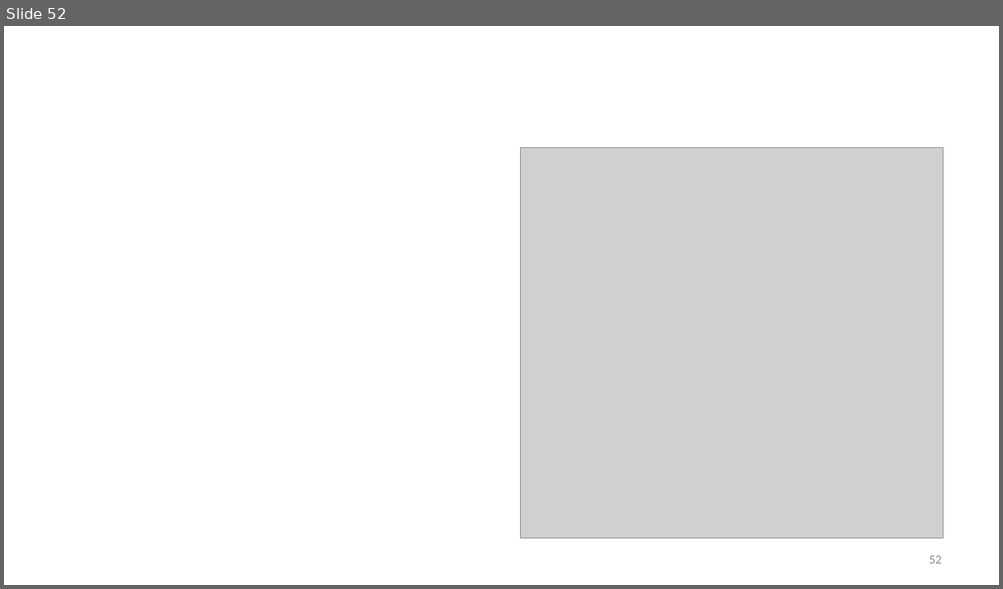
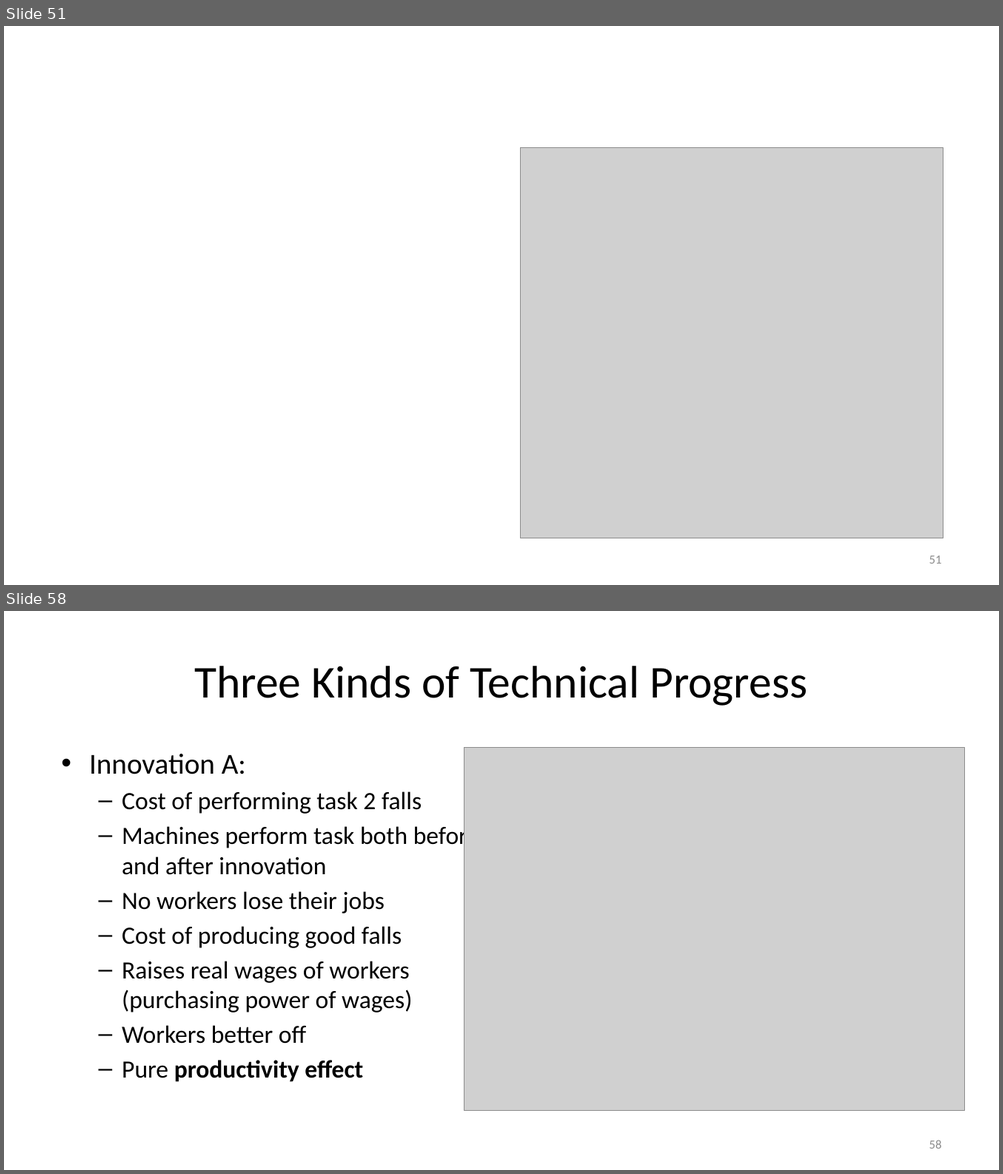
Before and after one commit to jonsteinsson/jonsteinsson.github.io, a slide deck: static/teaching/Lecture02Production.pptx. Shown one above the other, each under a label of ours: slide 52 before the commit, slides 51 and 58 after it; the slides between them are not shown. The pictures are 1003x589 and 1003x1174 pixels, drawn with LibreOffice and Linux fonts; fonts in the diff are those of the drawing; grey boxes stand for pictures. Boxes give left, top, right and bottom in pixels: in the first picture for what was removed or moved away, otherwise in the second. Text is boxed around its words. In the diff, an @@ line names an element or a change of style, - is before the commit and + after.

```diff
--- a/static/teaching/Lecture02Production.pptx
+++ b/static/teaching/Lecture02Production.pptx
@@ slide 58 added at [4, 611, 999, 1170], background #FFFFFF @@
@@ title added at [194, 666, 807, 706], 44 pt, text #000000 @@
+Three Kinds of Technical Progress
@@ text added at [89, 754, 479, 1082], 24 pt, text #000000 @@
+• Innovation A:
+  – Cost of performing task 2 falls
+  – Machines perform task both before and after innovation
+  – No workers lose their jobs
+  – Cost of producing good falls
+  – Raises real wages of workers (purchasing power of wages)
+  – Workers better off
+  – Pure productivity effect
@@ picture added at [464, 748, 965, 1111] @@
@@ page number added at [929, 1140, 942, 1149], 12 pt, text #8C8C8C @@
+58
@@ what was slide 52 is now slide 51 @@
@@ page number at [929, 556, 942, 564]: text changed @@
-52
+51
```
Also in this commit, not shown: 5 slides changed, 18 other slides added, 4 slides removed, 5 other files.
